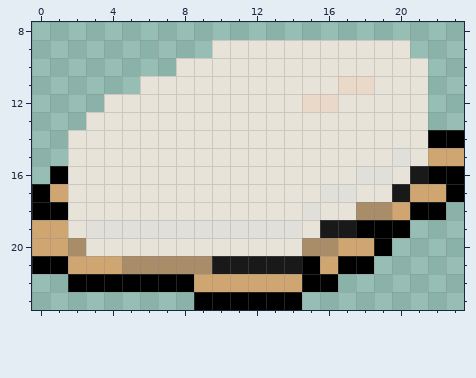
Two versions of one pixel-art sprite, src/img/dishes/tofu.png. The first picture shows the starting point.
The file is 24x24 pixels. Colours within 5 levels of each other are drawn and written as one. Shown: x 0..23, y 8..23.
After the commit:
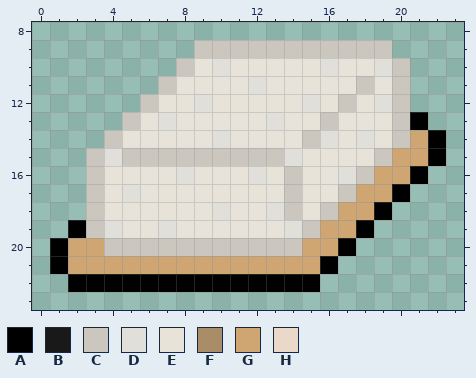
Palette (. is transparent): A #000000  B #191919  C #cbc7bf  D #e1dfd9  E #e8e3d9  F #a98d68  G #cfa672  H #ead9c9
Diff:
Colour B becomes colour A in row 16 at x 21; in row 17 at x 20.
Colour E becomes colour A in row 13 at x 21; in row 19 at x 2.
Colour F becomes colour A in row 18 at x 19.
Colour G becomes colour A in row 15 at x 22; in row 20 at x 1 and 17; in row 21 at x 16; in row 22 at x 9 to 14.
The author put colour C in row 9 at x 9.
Colour D becomes colour C in row 16 at x 18; in row 17 at x 17; in row 19 at x 3.
Colour E becomes colour C in row 9 at x 10 to 19; in row 10 at x 8 and 20; in row 11 at x 7 and 20; in row 12 at x 6, 17 and 20; in row 13 at x 5, 16 and 20; in row 14 at x 4, 15 and 20.
Colour E becomes colour C in row 15 at x 3, 5 to 13 and 19; in rows 16 to 17 at x 3 and 14; in row 18 at x 3, 14 and 16; in row 19 at x 15; in row 20 at x 4 to 14.
Colour H becomes colour C in row 11 at x 18.
Colour E becomes colour D in row 10 at x 10, 16 and 19; in row 11 at x 12; in row 12 at x 9 and 19; in row 13 at x 7 and 13; in row 14 at x 10, 16 and 18; in row 15 at x 4 and 14.
Colour E becomes colour D in row 16 at x 8, 12 and 17; in row 17 at x 5; in row 18 at x 10 and 13.
Colour H becomes colour D in row 12 at x 15.
Colour D becomes colour E in row 17 at x 16; in row 18 at x 15; in row 19 at x 5 to 6 and 8 to 13.
Colour H becomes colour E in row 11 at x 17; in row 12 at x 16.
Colour A becomes colour G in row 21 at x 15.
Colour B becomes colour G in row 19 at x 16 to 17; in row 21 at x 10 to 14.
Colour D becomes colour G in row 15 at x 20; in row 16 at x 19.
Colour E becomes colour G in rows 14 to 15 at x 21; in row 16 at x 20; in row 17 at x 18 to 19; in row 18 at x 17; in row 20 at x 3.
Colour F becomes colour G in row 18 at x 18; in row 20 at x 2 and 15 to 16; in row 21 at x 5 to 9.
The edit erases colour A in row 14 at x 23; in row 16 at x 1 and 22 to 23; in row 17 at x 0 and 23; in row 18 at x 0 to 1 and 21 to 22; in row 19 at x 19 to 20; in row 20 at x 19.
The edit erases colour A in row 21 at x 0 and 17 to 18; in row 22 at x 16; in row 23 at x 9 to 14.
The edit erases colour E in row 9 at x 20; in row 10 at x 21; in row 11 at x 6 and 21; in row 12 at x 4 to 5 and 21; in row 13 at x 3 to 4; in row 14 at x 2 to 3.
The edit erases colour E in rows 15 to 18 at x 2.
The edit erases colour G in row 15 at x 23; in row 17 at x 1 and 21 to 22; in row 18 at x 20; in row 19 at x 0 to 1; in row 20 at x 0 and 18.
Changed places in both pictures, as pixel boxes (x1, y1, x2, y2):
changed: (32, 40, 464, 310)
